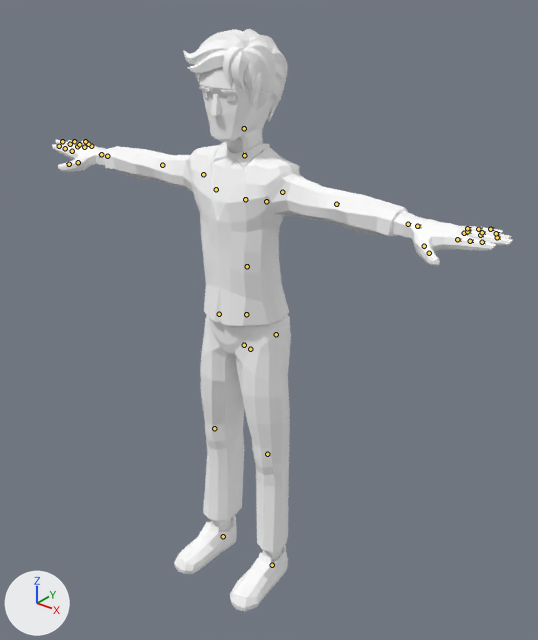
What one commit did to the glTF model games/work-in-progress/assets/people/business.glb.
One viewpoint serves both versions: a 50 mm camera at (1.409, -1.692, 2.028) aimed at (0.139, -0.104, 1.044). The axes (+X, +Y, +Z) are drawn at lower left. The lights are the same throughout. The picture after the commit comes second. The bones that change, and the others that lie on the model, are drawn over the model as lines.

The first picture shows 'SkinnedMesh'.
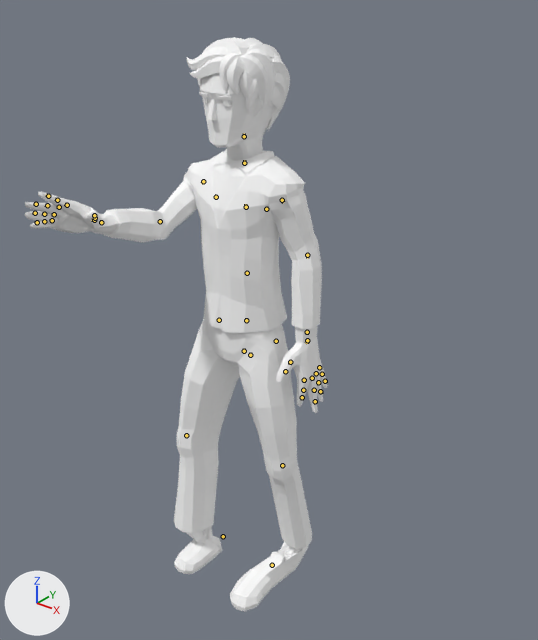
The newer file adds an action. The first version stands in its rest pose; the second is drawn at frame 22 of the action 'interact'.

Changed parts and their boxes [x1, y1, x2, y2] in the pictures (538 x 640 px):
'SkinnedMesh', posed (34% narrower)
    before: [52, 29, 513, 612]
    after: [25, 37, 327, 612]
bone 'Body', root to tip
    before: (250, 349) to (250, 347)
    after: (250, 355) to (250, 352)
bone 'Head', root to tip
    before: (244, 128) to (244, 126)
    after: (244, 136) to (244, 133)
bone 'UpperArm.L', root to tip
    before: (282, 192) to (284, 192)
    after: (282, 200) to (283, 202)
bone 'LowerArm.L', root to tip
    before: (336, 204) to (339, 204)
    after: (307, 255) to (307, 258)
bone 'Index2.L', root to tip
    before: (457, 239) to (461, 240)
    after: (304, 380) to (304, 382)
bone 'Index3.L', root to tip
    before: (470, 241) to (473, 241)
    after: (303, 390) to (303, 392)
bone 'Thumb3.L', root to tip
    before: (429, 253) to (431, 254)
    after: (285, 371) to (284, 373)
bone 'UpperArm.R', root to tip
    before: (203, 174) to (201, 174)
    after: (203, 181) to (201, 183)
bone 'LowerArm.R', root to tip
    before: (162, 165) to (160, 164)
    after: (160, 221) to (158, 221)
bone 'Wrist.R', root to tip
    before: (107, 156) to (105, 155)
    after: (101, 222) to (99, 221)
bone 'Middle2.R', root to tip
    before: (77, 146) to (76, 146)
    after: (59, 207) to (56, 207)
bone 'Ring2.R', root to tip
    before: (84, 147) to (83, 146)
    after: (54, 214) to (51, 214)
bone 'Pinky2.R', root to tip
    before: (91, 146) to (90, 145)
    after: (52, 220) to (49, 221)
bone 'Thumb1.R', root to tip
    before: (101, 154) to (99, 155)
    after: (94, 220) to (94, 220)
bone 'Thumb3.R', root to tip
    before: (69, 164) to (66, 164)
    after: (94, 215) to (93, 214)
bone 'UpperLeg.L', root to tip
    before: (276, 334) to (276, 336)
    after: (276, 341) to (276, 342)
bone 'LowerLeg.L', root to tip
    before: (267, 454) to (267, 455)
    after: (282, 465) to (282, 466)
bone 'UpperLeg.R', root to tip
    before: (219, 314) to (219, 315)
    after: (219, 320) to (218, 321)
bone 'LowerLeg.R', root to tip
    before: (214, 428) to (214, 429)
    after: (186, 435) to (186, 436)

The edits, one by one:
Bone 'Body' (bone_body) moves from (0.0, 0.0, 0.0) to (0.0, -0.00022, 0.0).
Bone 'Head' (bone_head) turns from (0, 0, 0) to (-3, -8, 1) degrees about its own x, y and z.
Bone 'UpperArm.L' (bone_upperarm_l) turns from (0, 0, 0) to (-69, 14, 0) degrees about its own x, y and z.
Bone 'LowerArm.L' (bone_lowerarm_l) turns from (0, 0, 0) to (-13, -5, -12) degrees about its own x, y and z.
Bone 'Index2.L' (bone_index2_l) turns from (0, 0, 0) to (-14, 2, 0) degrees about its own x, y and z.
Bone 'Index3.L' (bone_index3_l) turns from (0, 0, 0) to (-7, 2, 1) degrees about its own x, y and z.
Bone 'Thumb3.L' (bone_thumb3_l) turns from (0, 0, 0) to (-13, -3, 7) degrees about its own x, y and z.
Bone 'UpperArm.R' (bone_upperarm_r) turns from (0, 0, 0) to (-99, 55, -32) degrees about its own x, y and z.
Bone 'LowerArm.R' (bone_lowerarm_r) turns from (0, 0, 0) to (-37, -38, 65) degrees about its own x, y and z.
Bone 'Wrist.R' (bone_wrist_r) turns from (0, 0, 0) to (10, -2, 14) degrees about its own x, y and z.
Bone 'Middle2.R' (bone_middle2_r) turns from (0, 0, 0) to (-13, 2, 2) degrees about its own x, y and z.
Bone 'Ring2.R' (bone_ring2_r) turns from (0, 0, 0) to (-15, 6, 10) degrees about its own x, y and z.
Bone 'Pinky2.R' (bone_pinky2_r) turns from (0, 0, 0) to (-19, 16, 12) degrees about its own x, y and z.
Bone 'Thumb1.R' (bone_thumb1_r) turns from (0, 0, 0) to (-16, -42, 8) degrees about its own x, y and z.
Bone 'Thumb3.R' (bone_thumb3_r) turns from (0, 0, 0) to (-13, 3, -7) degrees about its own x, y and z.
Bone 'UpperLeg.L' (bone_upperleg_l) turns from (0, 0, 0) to (-9, -24, 4) degrees about its own x, y and z.
Bone 'LowerLeg.L' (bone_lowerleg_l) turns from (0, 0, 0) to (14, 0, 0) degrees about its own x, y and z.
Bone 'UpperLeg.R' (bone_upperleg_r) turns from (0, 0, 0) to (-6, 20, -15) degrees about its own x, y and z.
Bone 'LowerLeg.R' (bone_lowerleg_r) turns from (0, 0, 0) to (10, 0, 0) degrees about its own x, y and z.
